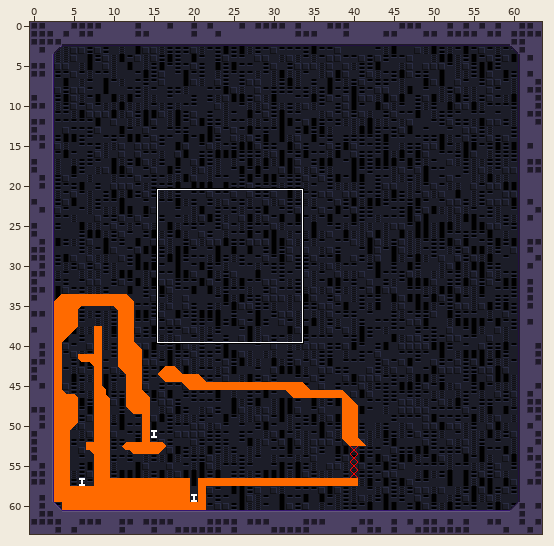
Tiled map -- Assets/tiled/prototype_PrototypeSprites.tmx. Above: a wide view before the commit, with the close-up outlined.
Close-up. Before the edit:
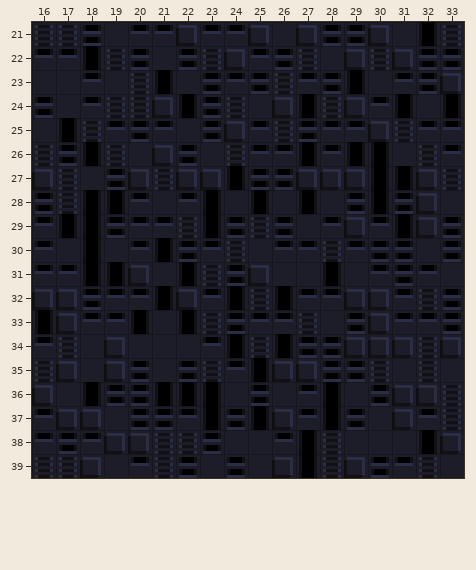
Cells are 8x8 px. Shown: x 16..33, y 21..39. The commit also changed other parts of the map, which this record leaves out.
New version:
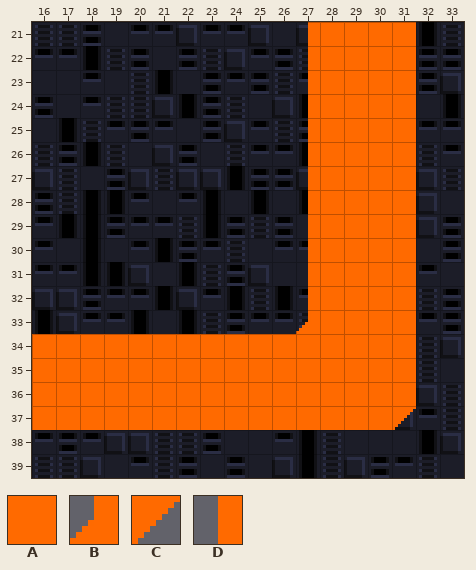
Key: from "prototype": A 0, B 34, C 35, D 48.
_ is an empty cell.
Diff:
Layer "Geometry":
The edit adds tile A in rows 21 to 33 at x 28 to 31; in rows 34 to 36 at x 16 to 31; in row 37 at x 16 to 30.
The edit adds tile B in row 33 at x 27.
The edit adds tile C in row 37 at x 31.
The edit adds tile D in rows 21 to 32 at x 27.
